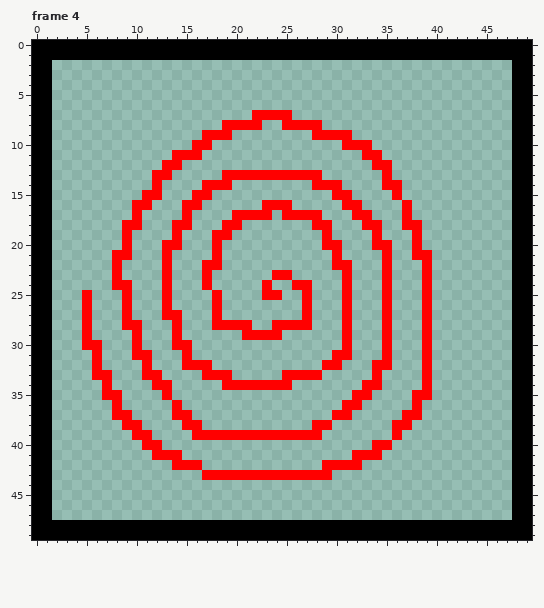
Pixel-art file: assets/powerup-confusion.ase. This is how it looked before the edit.
50x50 pixels, 5 frames. Shown: frame 4. The commit also changed other frames, which this record leaves out.
The result:
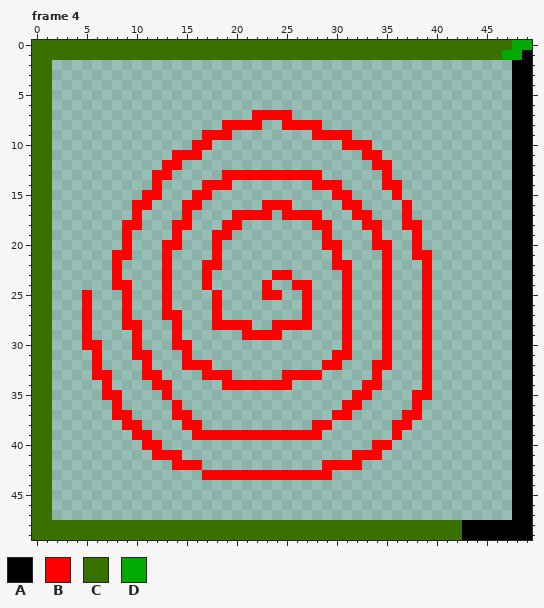
Palette (. is transparent): A #000000  B #ff0000  C #387100  D #00aa00
The commit says: added color modifier to pala, updated powerup aestethics
The edit:
--- frame 4
@@ x 0..49 @@
- 0 AAAAAAAAAAAAAAAAAAAAAAAAAAAAAAAAAAAAAAAAAAAAAAAAAA
- 1 AAAAAAAAAAAAAAAAAAAAAAAAAAAAAAAAAAAAAAAAAAAAAAAAAA
- 2 AA..............................................AA
- 3 AA..............................................AA
- 4 AA..............................................AA
- 5 AA..............................................AA
- 6 AA..............................................AA
- 7 AA....................BBBB......................AA
- 8 AA.................BBBB..BBBB...................AA
- 9 AA...............BBB........BBBB................AA
-10 AA..............BB.............BBB..............AA
-11 AA............BBB................BB.............AA
-12 AA...........BB...................BB............AA
-13 AA..........BB.....BBBBBBBBBB......B............AA
-14 AA..........B....BBB........BBB....BB...........AA
-15 AA.........BB...BB............BB....B...........AA
-16 AA........BB...BB......BBB.....BB....B..........AA
-17 AA........B....B....BBBB.BBBB...BB...B..........AA
-18 AA.......BB...BB...BB.......BB...BB..BB.........AA
-19 AA.......B....B...BB.........B....B...B.........AA
-20 AA.......B...BB...B..........BB...BB..B.........AA
-21 AA......BB...B....B...........B....B..BB........AA
-22 AA......B....B...BB...........BB...B...B........AA
-23 AA......B....B...B......BB.....B...B...B........AA
-24 AA......BB...B...B.....B..BB...B...B...B........AA
-25 AA...B...B...B....B....BB..B...B...B...B........AA
-26 AA...B...B...B....B........B...B...B...B........AA
-27 AA...B...B...BB...B........B...B...B...B........AA
-28 AA...B...BB...B...BBBB..BBBB...B...B...B........AA
-29 AA...B....B...B......BBBB......B...B...B........AA
-30 AA...BB...B...BB...............B...B...B........AA
-31 AA....B...BB...B..............BB...B...B........AA
-32 AA....B....B...BBB...........BB...BB...B........AA
-33 AA....BB...BB....BBB.....BBBB.....B....B........AA
-34 AA.....B....BB.....BBBBBBB.......BB....B........AA
-35 AA.....BB....B..................BB....BB........AA
-36 AA......B.....B................BB.....B.........AA
-37 AA......BB....BB..............BB.....BB.........AA
-38 AA.......BB....BB...........BB......BB..........AA
-39 AA........BB....BBBBBBBBBBBBB.......B...........AA
-40 AA.........BB.....................BB............AA
-41 AA..........BBB.................BBB.............AA
-42 AA............BBB............BBBB...............AA
-43 AA...............BBBBBBBBBBBBB..................AA
-44 AA..............................................AA
-45 AA..............................................AA
-46 AA..............................................AA
-47 AA..............................................AA
-48 AAAAAAAAAAAAAAAAAAAAAAAAAAAAAAAAAAAAAAAAAAAAAAAAAA
-49 AAAAAAAAAAAAAAAAAAAAAAAAAAAAAAAAAAAAAAAAAAAAAAAAAA
+ 0 CCCCCCCCCCCCCCCCCCCCCCCCCCCCCCCCCCCCCCCCCCCCCCCCDD
+ 1 CCCCCCCCCCCCCCCCCCCCCCCCCCCCCCCCCCCCCCCCCCCCCCCDDA
+ 2 CC..............................................AA
+ 3 CC..............................................AA
+ 4 CC..............................................AA
+ 5 CC..............................................AA
+ 6 CC..............................................AA
+ 7 CC....................BBBB......................AA
+ 8 CC.................BBBB..BBBB...................AA
+ 9 CC...............BBB........BBBB................AA
+10 CC..............BB.............BBB..............AA
+11 CC............BBB................BB.............AA
+12 CC...........BB...................BB............AA
+13 CC..........BB.....BBBBBBBBBB......B............AA
+14 CC..........B....BBB........BBB....BB...........AA
+15 CC.........BB...BB............BB....B...........AA
+16 CC........BB...BB......BBB.....BB....B..........AA
+17 CC........B....B....BBBB.BBBB...BB...B..........AA
+18 CC.......BB...BB...BB.......BB...BB..BB.........AA
+19 CC.......B....B...BB.........B....B...B.........AA
+20 CC.......B...BB...B..........BB...BB..B.........AA
+21 CC......BB...B....B...........B....B..BB........AA
+22 CC......B....B...BB...........BB...B...B........AA
+23 CC......B....B...B......BB.....B...B...B........AA
+24 CC......BB...B...B.....B..BB...B...B...B........AA
+25 CC...B...B...B....B....BB..B...B...B...B........AA
+26 CC...B...B...B....B........B...B...B...B........AA
+27 CC...B...B...BB...B........B...B...B...B........AA
+28 CC...B...BB...B...BBBB..BBBB...B...B...B........AA
+29 CC...B....B...B......BBBB......B...B...B........AA
+30 CC...BB...B...BB...............B...B...B........AA
+31 CC....B...BB...B..............BB...B...B........AA
+32 CC....B....B...BBB...........BB...BB...B........AA
+33 CC....BB...BB....BBB.....BBBB.....B....B........AA
+34 CC.....B....BB.....BBBBBBB.......BB....B........AA
+35 CC.....BB....B..................BB....BB........AA
+36 CC......B.....B................BB.....B.........AA
+37 CC......BB....BB..............BB.....BB.........AA
+38 CC.......BB....BB...........BB......BB..........AA
+39 CC........BB....BBBBBBBBBBBBB.......B...........AA
+40 CC.........BB.....................BB............AA
+41 CC..........BBB.................BBB.............AA
+42 CC............BBB............BBBB...............AA
+43 CC...............BBBBBBBBBBBBB..................AA
+44 CC..............................................AA
+45 CC..............................................AA
+46 CC..............................................AA
+47 CC..............................................AA
+48 CCCCCCCCCCCCCCCCCCCCCCCCCCCCCCCCCCCCCCCCCCCAAAAAAA
+49 CCCCCCCCCCCCCCCCCCCCCCCCCCCCCCCCCCCCCCCCCCCAAAAAAA
Pixel boxes of the changes (left, top, right, bottom) in both pictures:
changed: (32, 40, 532, 540)
